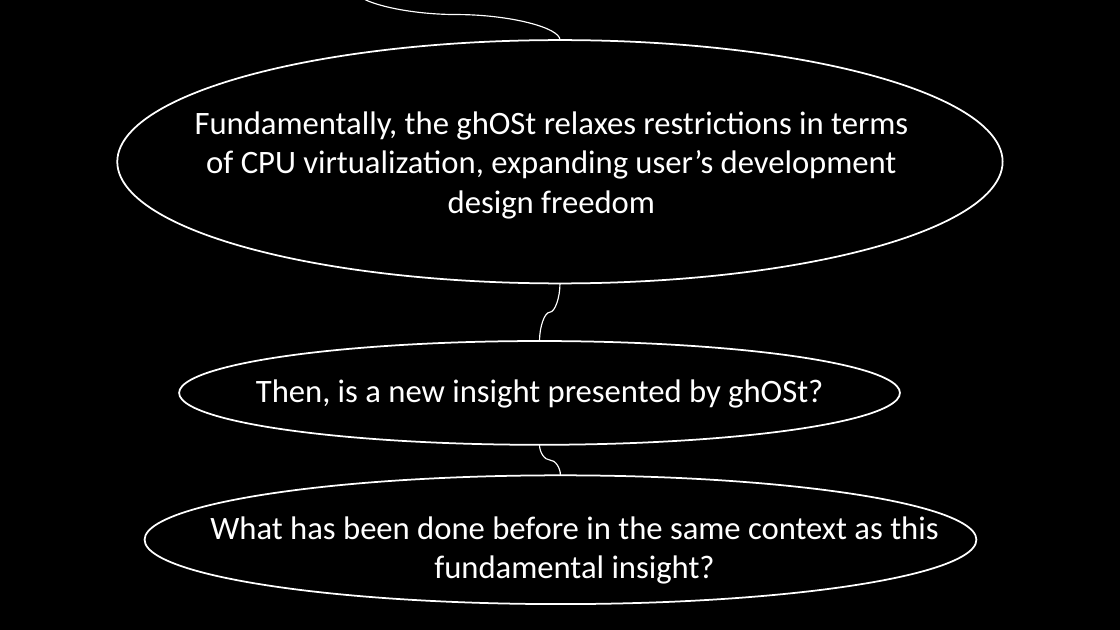
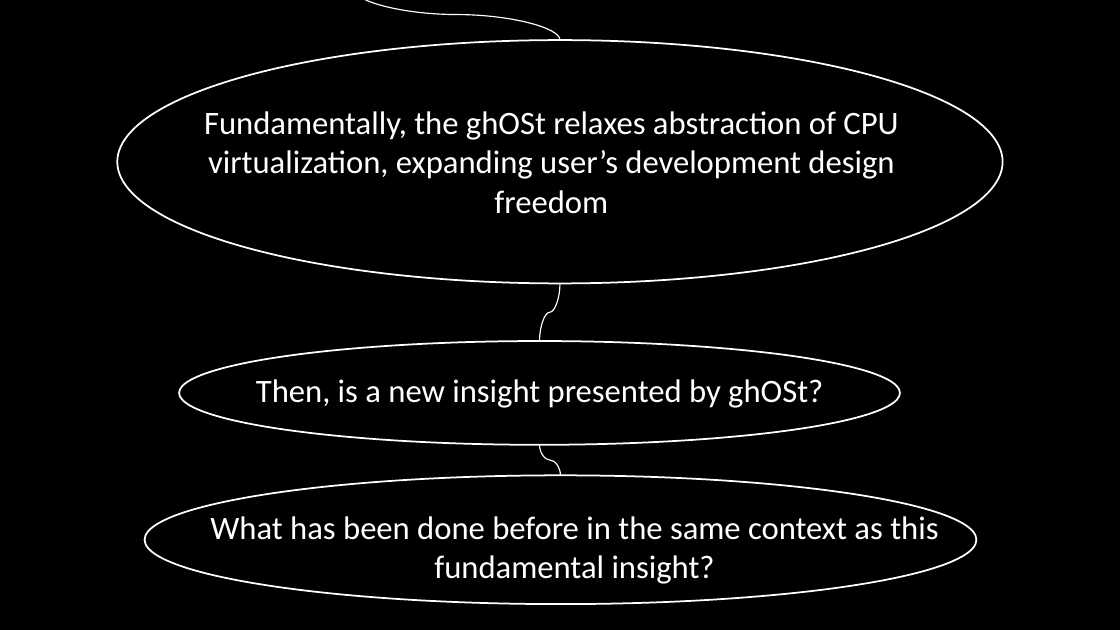
Before and after one commit to minseok127/paper_reviews, a slide deck: slide 17 of operating_system/ghOSt/ghOSt.pptx. Drawn at 1120x630 pixels with LibreOffice and Linux fonts; fonts in the diff are those of the drawing. Boxes give left, top, right and bottom in pixels: in the first picture for what was removed or moved away, otherwise in the second. Text is boxed around its words. In the diff, an @@ line names an element or a change of style, - is before the commit and + after.

```diff
--- a/operating_system/ghOSt/ghOSt.pptx
+++ b/operating_system/ghOSt/ghOSt.pptx
@@ text at (204, 111, 898, 214): text changed @@
-Fundamentally, the ghOSt relaxes restrictions in terms of CPU virtualization, expanding user’s development design freedom
+Fundamentally, the ghOSt relaxes abstraction of CPU virtualization, expanding user’s development design freedom
```
Also in this commit, not shown: 4 other slides changed, 3 other files.
